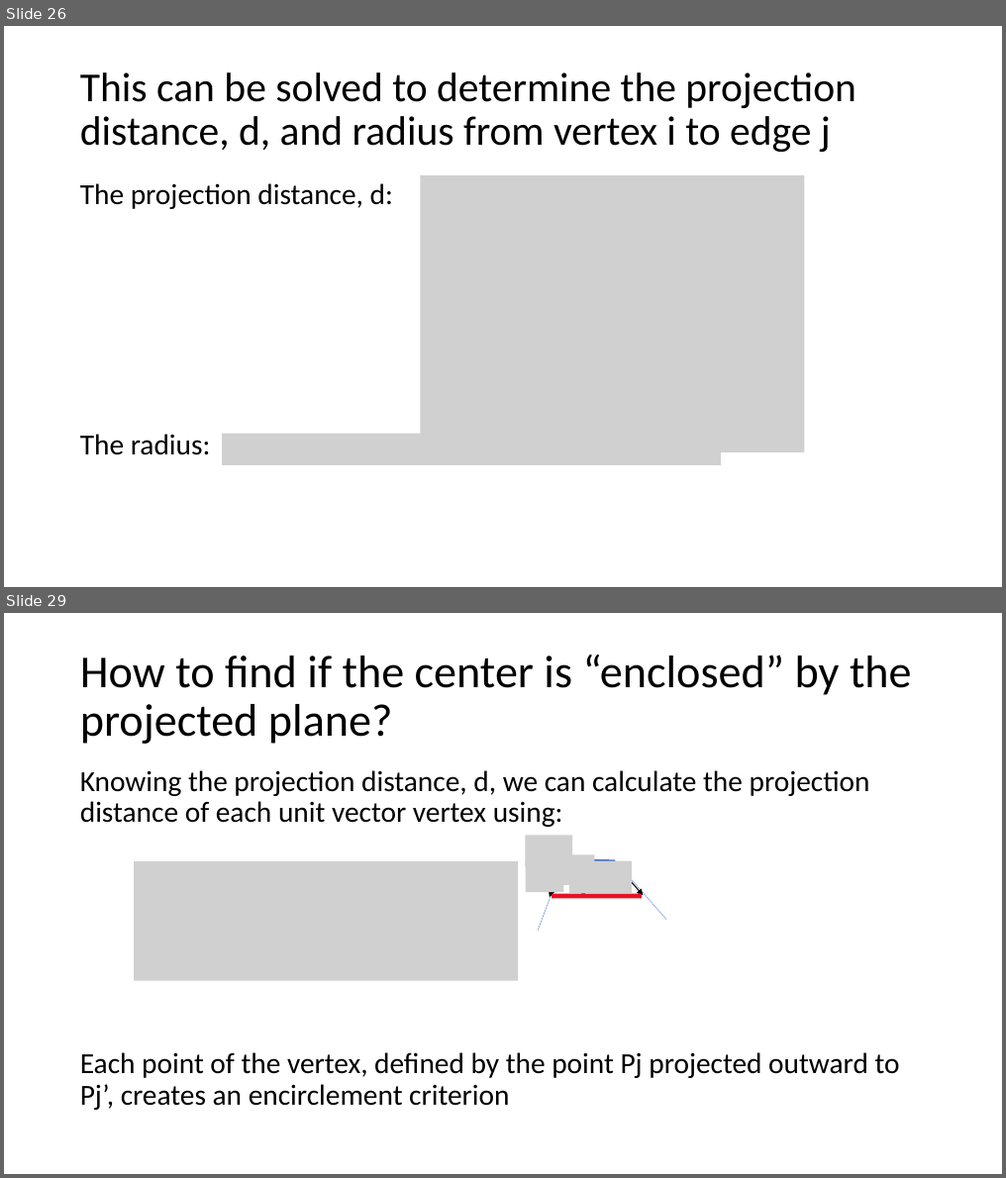
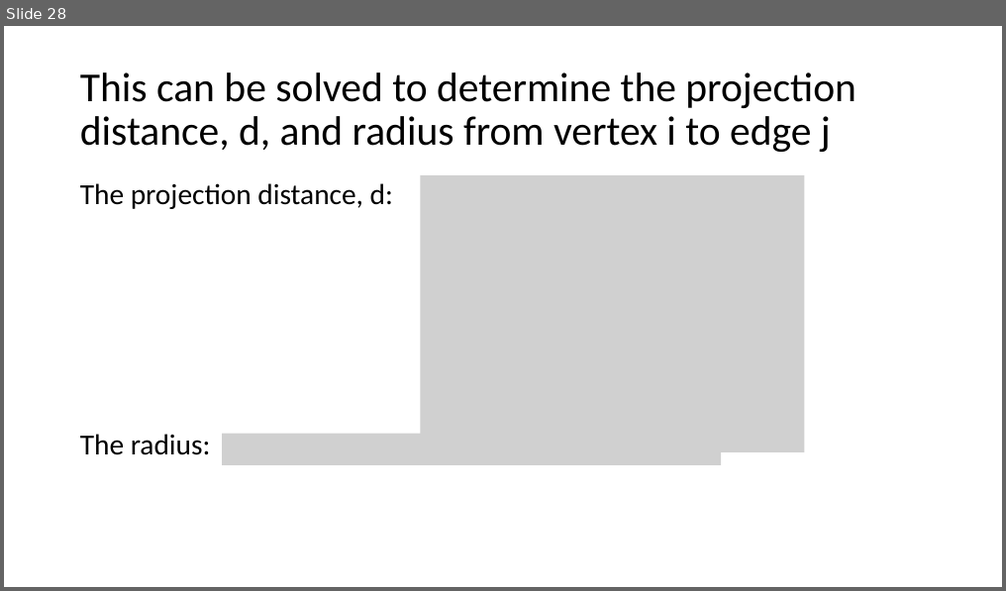
Before and after one commit to ivsg-psu/ivsg-psu-PathPlanning_MapTools_VertexSkeleton, a slide deck: Documents/VertexSkeletonClassLibrary.pptx. Shown one above the other, each under a label of ours: slides 26 and 29 before the commit, slide 28 after it; the slides between them are not shown. The pictures are 1006x1178 and 1006x591 pixels, drawn with LibreOffice and Linux fonts; fonts in the diff are those of the drawing; grey boxes stand for pictures. Boxes give left, top, right and bottom in pixels: in the first picture for what was removed or moved away, otherwise in the second. Text is boxed around its words. In the diff, an @@ line names an element or a change of style, - is before the commit and + after.

Commit message:
BROKEN: adding vertex checking to findEnclosedSpheres

```diff
--- a/Documents/VertexSkeletonClassLibrary.pptx
+++ b/Documents/VertexSkeletonClassLibrary.pptx
@@ slide 29 removed at box(4, 613, 1002, 1174), background #FFFFFF @@
@@ title removed at box(80, 655, 912, 744) @@
-How to find if the center is “enclosed” by the projected plane?
@@ text removed at box(80, 770, 900, 1110) @@
-Knowing the projection distance, d, we can calculate the projection distance of each unit vector vertex using:
-Each point of the vertex, defined by the point Pj projected outward to Pj’, creates an encirclement criterion
@@ picture removed at box(525, 836, 572, 867) @@
@@ picture removed at box(135, 861, 519, 981) @@
@@ picture removed at box(526, 861, 564, 892) @@
@@ line removed from (538, 931) to (563, 862) @@
@@ arrow removed from (561, 861) to (549, 897) @@
@@ picture removed at box(556, 855, 595, 884) @@
@@ line removed from (561, 861) to (615, 861) @@
@@ picture removed at box(569, 861, 632, 894) @@
@@ arrow removed from (586, 861) to (583, 897) @@
@@ arrow removed from (614, 861) to (644, 895) @@
@@ line removed from (666, 920) to (615, 861) @@
@@ line removed from (552, 896) to (642, 896) @@
@@ what was slide 26 is now slide 28 @@
```
Also in this commit, not shown: 2 slides changed, 4 slides added, 8 other files.
